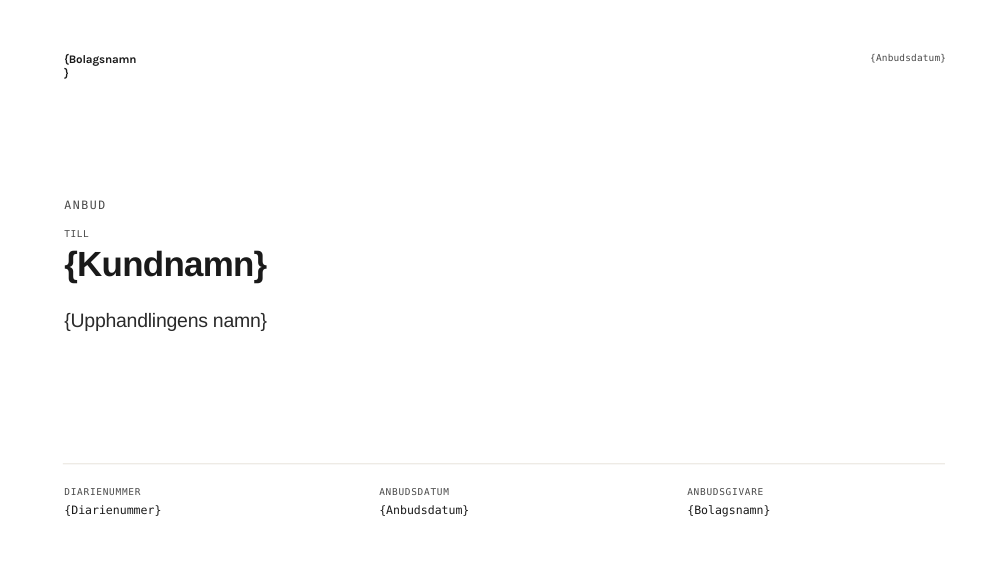
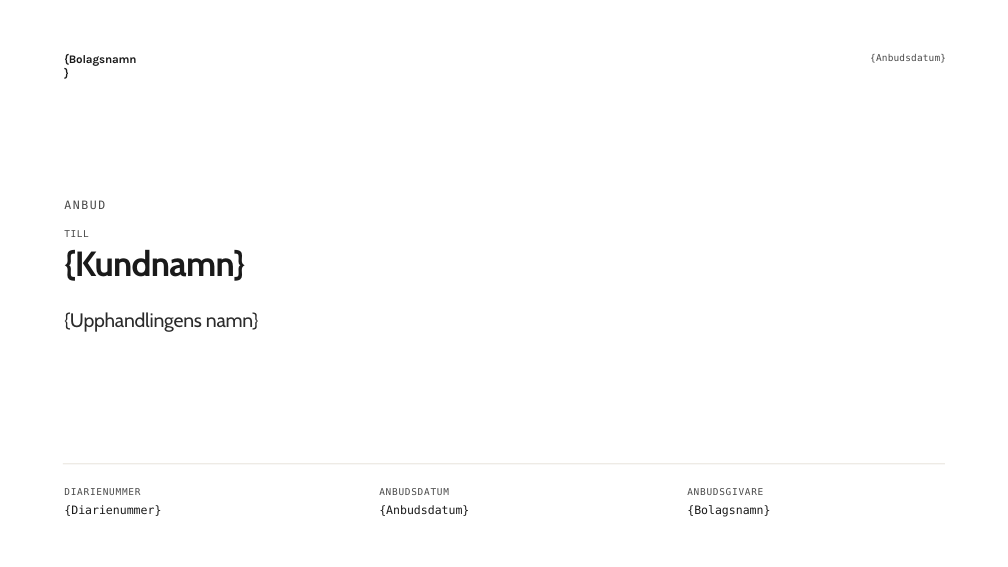
Before and after one commit to DaVincisfather/bidsmith, a slide deck: slide 1 of templates/anbudsmall-v2.pptx. Drawn at 1008x567 pixels with LibreOffice and Linux fonts; fonts in the diff are those of the drawing. Boxes give left, top, right and bottom in pixels: in the first picture for what was removed or moved away, otherwise in the second. Text is boxed around its words. In the diff, an @@ line names an element or a change of style, - is before the commit and + after.

```diff
--- a/templates/anbudsmall-v2.pptx
+++ b/templates/anbudsmall-v2.pptx
@@ text "{Kundnamn}" at (64,249,245,281): font Arial to Cabin @@
@@ text "{Upphandlingens namn}" at (64,312,258,332): font Arial to Cabin @@
```
Also in this commit, not shown: 16 other slides changed.
